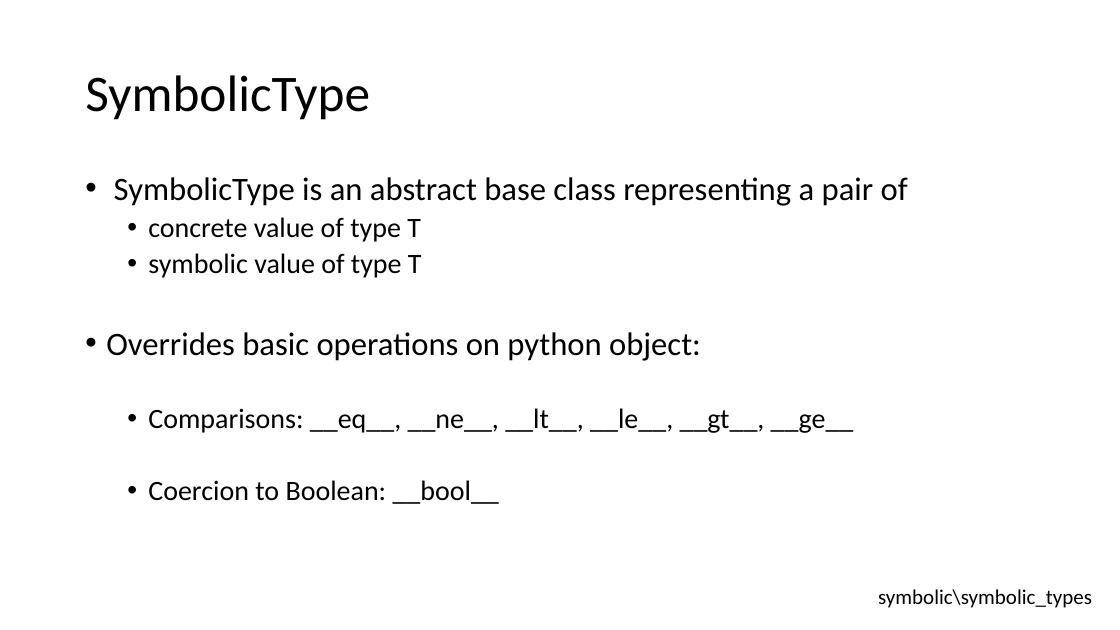
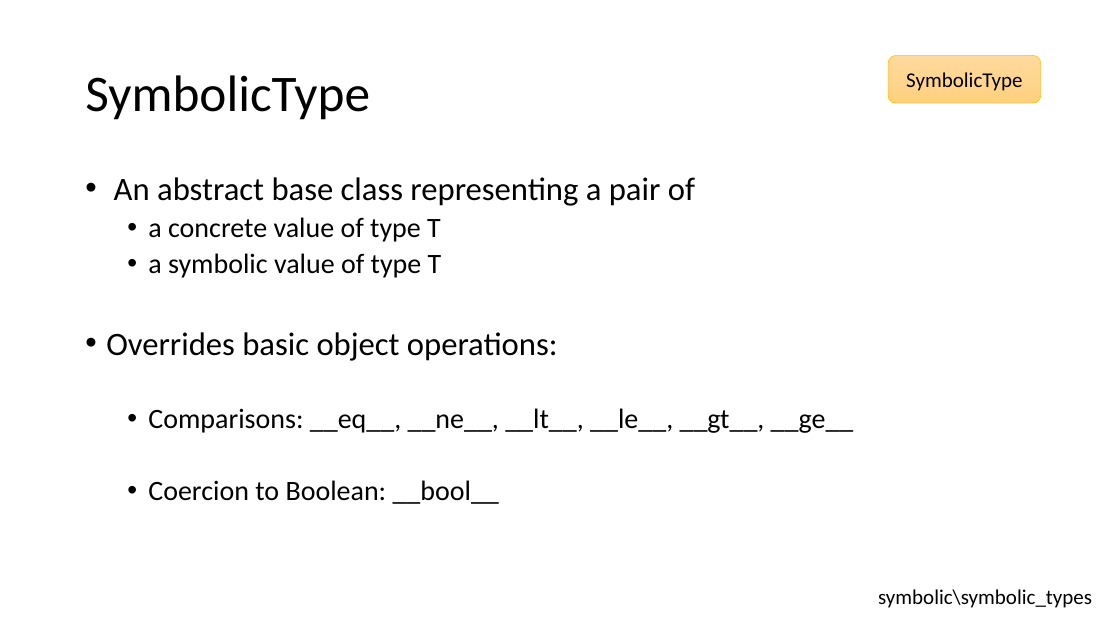
Before and after one commit to thomasjball/PyExZ3, a slide deck: slide 11 of marktoberdorf_slides/Marktoberdorf2014_2.pptx (slide 7 before the commit). Drawn at 1120x630 pixels with LibreOffice and Linux fonts; fonts in the diff are those of the drawing. Boxes give left, top, right and bottom in pixels: in the first picture for what was removed or moved away, otherwise in the second. Text is boxed around its words. In the diff, an @@ line names an element or a change of style, - is before the commit and + after.

```diff
--- a/marktoberdorf_slides/Marktoberdorf2014_2.pptx
+++ b/marktoberdorf_slides/Marktoberdorf2014_2.pptx
@@ rounded rectangle added at (888,55,1041,103), fill gradient #FFDB9E to #FFD590 to #FFD07C, outline #FFC000 0.5 pt, 18 pt, text #000000 @@
+SymbolicType
@@ text at (106,177,695,361): text changed @@
-• SymbolicType is an abstract base class representing a pair of
-  • concrete value of type T
-  • symbolic value of type T
-• Overrides basic operations on python object:
+• An abstract base class representing a pair of
+  • a concrete value of type T
+  • a symbolic value of type T
+• Overrides basic object operations:
```
Also in this commit, not shown: 12 other slides changed, 10 slides added, 1 slide removed, 8 other files.
